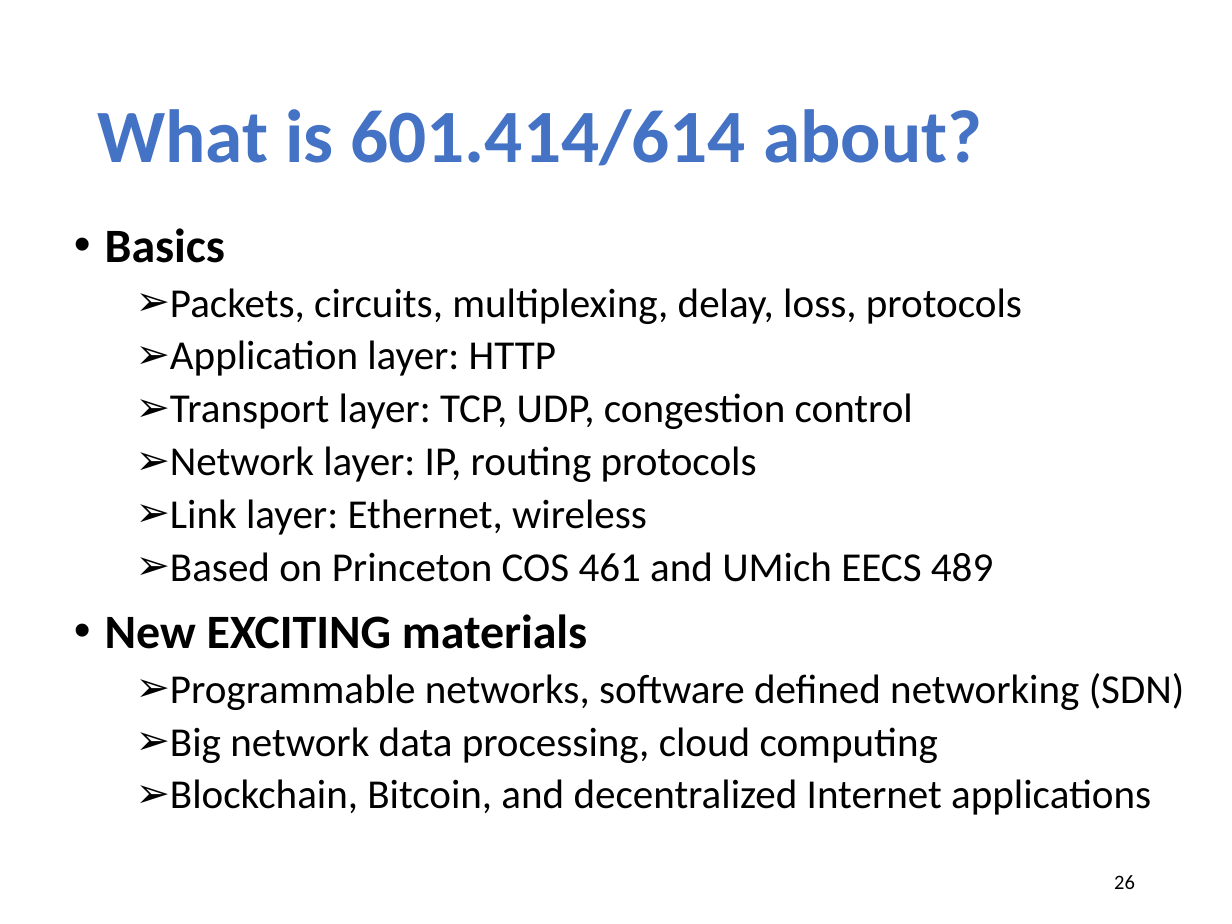
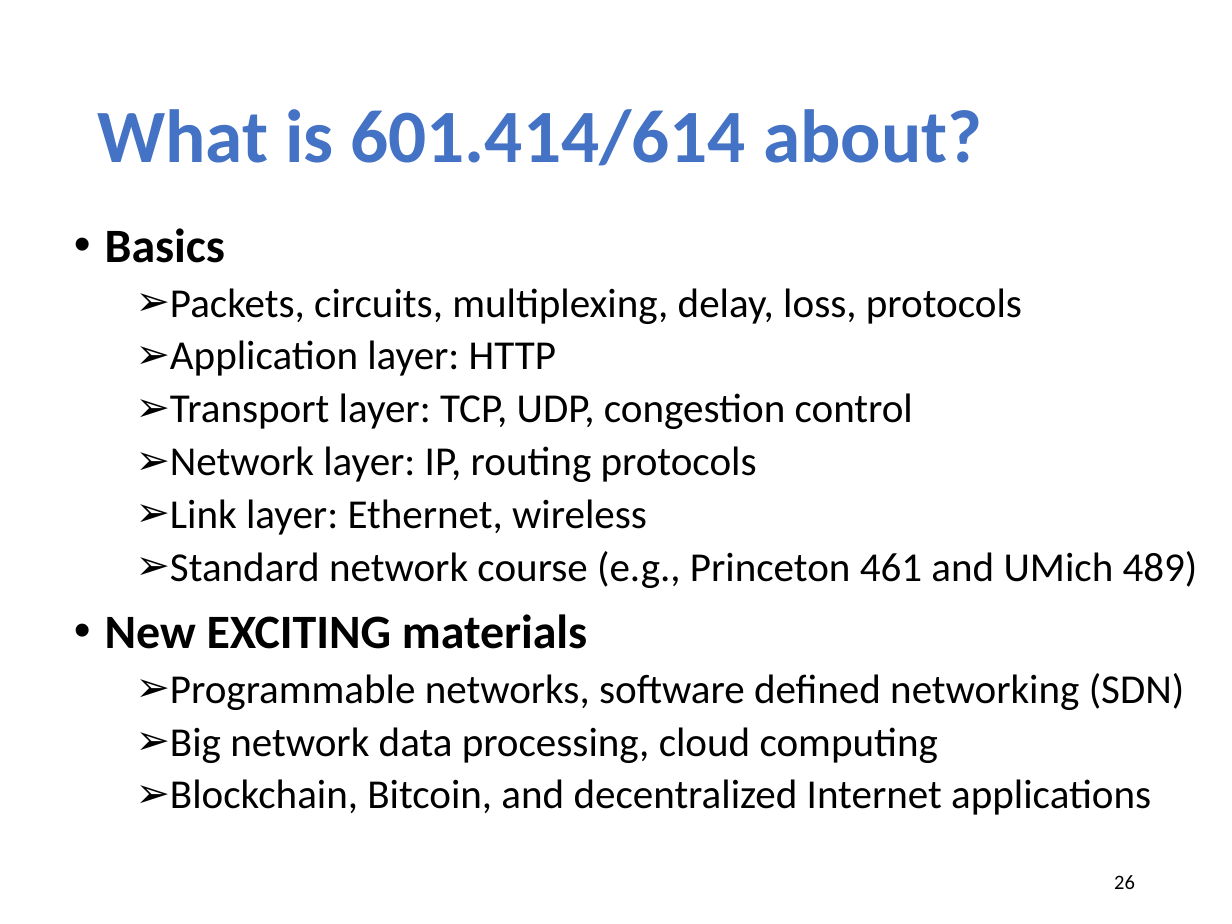
Before and after one commit to xinjin/course-net, a slide deck: slide 26 of slides/lec01_introduction.pptx. Drawn at 1232x924 pixels with LibreOffice and Linux fonts; fonts in the diff are those of the drawing. Boxes give left, top, right and bottom in pixels: in the first picture for what was removed or moved away, otherwise in the second. Text is boxed around its words. In the diff, an @@ line names an element or a change of style, - is before the commit and + after.

```diff
--- a/slides/lec01_introduction.pptx
+++ b/slides/lec01_introduction.pptx
@@ text at (170, 551, 1198, 588): text changed @@
-  ➢ Based on Princeton COS 461 and UMich EECS 489
+  ➢ Standard network course (e.g., Princeton 461 and UMich 489)
```
Also in this commit, not shown: 5 other slides changed, 1 other file.
